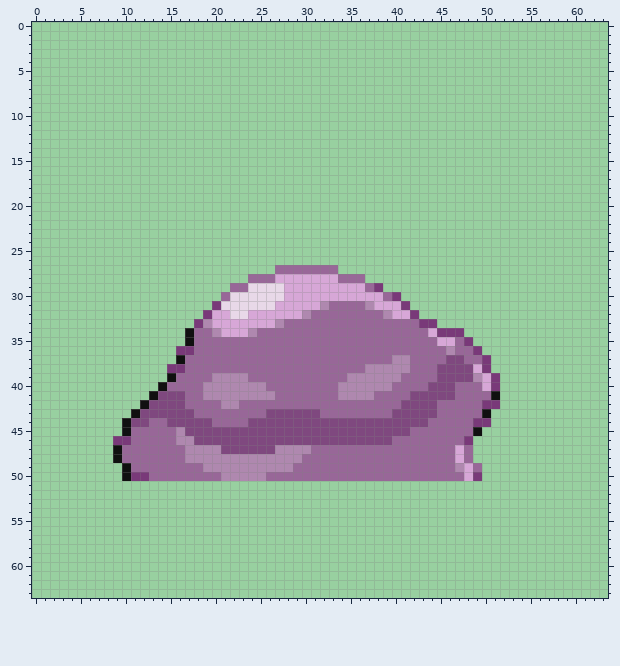
Two states of a pixel-art sprite, sprites/alolan_grimey/back.png. That is the earlier state.
The file is 64x64 pixels.
The result:
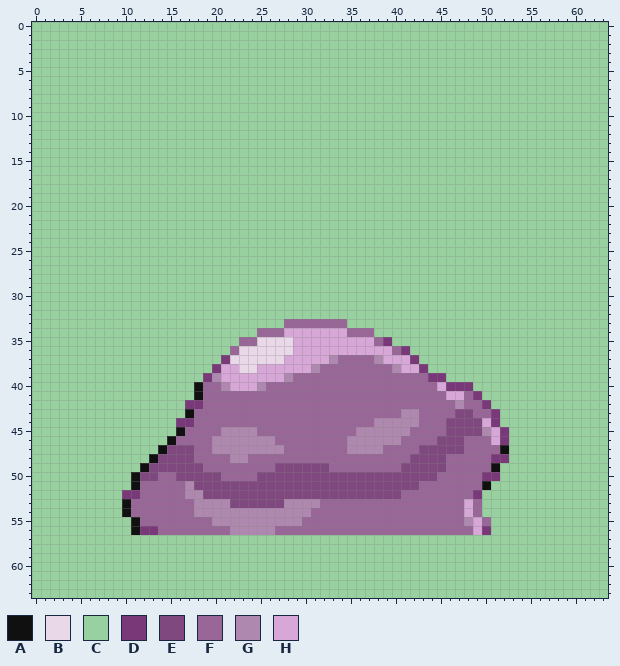
Palette (. is transparent): A #101010  B #e8d8e8  C #98d0a0  D #793979  E #7f487f  F #986798  G #af88af  H #d7a7d7
Difference:
@@ x 0..63 @@
 26 CCCCCCCCCCCCCCCCCCCCCCCCCCCCCCCCCCCCCCCCCCCCCCCCCCCCCCCCCCCCCCCC
-27 CCCCCCCCCCCCCCCCCCCCCCCCCCCFFFFFFFCCCCCCCCCCCCCCCCCCCCCCCCCCCCCC
-28 CCCCCCCCCCCCCCCCCCCCCCCCFFFHHHHHHHFFFCCCCCCCCCCCCCCCCCCCCCCCCCCC
-29 CCCCCCCCCCCCCCCCCCCCCCFFBBBBHHHHHHHHHFDCCCCCCCCCCCCCCCCCCCCCCCCC
-30 CCCCCCCCCCCCCCCCCCCCCFBBBBBBHHHHHHHHHHHFDCCCCCCCCCCCCCCCCCCCCCCC
-31 CCCCCCCCCCCCCCCCCCCCDBBBBBBHHHHHGFFFFGHHHDCCCCCCCCCCCCCCCCCCCCCC
-32 CCCCCCCCCCCCCCCCCCCDHHBBHHHHHHGFFFFFFFFGHHDCCCCCCCCCCCCCCCCCCCCC
-33 CCCCCCCCCCCCCCCCCCDGHHHHHHHGFFFFFFFFFFFFFFFDDCCCCCCCCCCCCCCCCCCC
-34 CCCCCCCCCCCCCCCCCAFFGHHHGFFFFFFFFFFFFFFFFFFFHDDDCCCCCCCCCCCCCCCC
-35 CCCCCCCCCCCCCCCCCAFFFFFFFFFFFFFFFFFFFFFFFFFFFHHFDCCCCCCCCCCCCCCC
-36 CCCCCCCCCCCCCCCCDDFFFFFFFFFFFFFFFFFFFFFFFFFFFFGFFDCCCCCCCCCCCCCC
-37 CCCCCCCCCCCCCCCCAFFFFFFFFFFFFFFFFFFFFFFFGGFFFFEEFFDCCCCCCCCCCCCC
-38 CCCCCCCCCCCCCCCDDFFFFFFFFFFFFFFFFFFFFGGGGGFFFEEEEHDCCCCCCCCCCCCC
-39 CCCCCCCCCCCCCCCAFFFFGGGGFFFFFFFFFFFGGGGGGFFFFEEEEGHDCCCCCCCCCCCC
-40 CCCCCCCCCCCCCCAFFFFGGGGGGGFFFFFFFFGGGGGGFFFFEEEFFFHDCCCCCCCCCCCC
-41 CCCCCCCCCCCCCAEEEFFGGGGGGGGFFFFFFFGGGGFFFFEEEEEFFFFACCCCCCCCCCCC
-42 CCCCCCCCCCCCAEEEEFFFFGGFFFFFFFFFFFFFFFFFFEEEEFFFFFDDCCCCCCCCCCCC
-43 CCCCCCCCCCCAEEEEEEFFFFFFFFEEEEEEFFFFFFFFEEEEEFFFFFACCCCCCCCCCCCC
-44 CCCCCCCCCCAEEFFEEEEEFFFFEEEEEEEEEEEEEEEEEEEEFFFFFDDCCCCCCCCCCCCC
-45 CCCCCCCCCCAFFFFFGEEEEEEEEEEEEEEEEEEEEEEEEEFFFFFFFACCCCCCCCCCCCCC
-46 CCCCCCCCCDDFFFFFGGEEEEEEEEEEEEEEEEEEEEEEFFFFFFFFDCCCCCCCCCCCCCCC
-47 CCCCCCCCCAFFFFFFFGGGGEEEEEEGGGGFFFFFFFFFFFFFFFFHFCCCCCCCCCCCCCCC
-48 CCCCCCCCCAFFFFFFFGGGGGGGGGGGGGFFFFFFFFFFFFFFFFFHFCCCCCCCCCCCCCCC
-49 CCCCCCCCCCAFFFFFFFFGGGGGGGGGGFFFFFFFFFFFFFFFFFFGHFCCCCCCCCCCCCCC
-50 CCCCCCCCCCADDFFFFFFFFGGGGGFFFFFFFFFFFFFFFFFFFFFFHDCCCCCCCCCCCCCC
-51 CCCCCCCCCCCCCCCCCCCCCCCCCCCCCCCCCCCCCCCCCCCCCCCCCCCCCCCCCCCCCCCC
-52 CCCCCCCCCCCCCCCCCCCCCCCCCCCCCCCCCCCCCCCCCCCCCCCCCCCCCCCCCCCCCCCC
-53 CCCCCCCCCCCCCCCCCCCCCCCCCCCCCCCCCCCCCCCCCCCCCCCCCCCCCCCCCCCCCCCC
-54 CCCCCCCCCCCCCCCCCCCCCCCCCCCCCCCCCCCCCCCCCCCCCCCCCCCCCCCCCCCCCCCC
-55 CCCCCCCCCCCCCCCCCCCCCCCCCCCCCCCCCCCCCCCCCCCCCCCCCCCCCCCCCCCCCCCC
-56 CCCCCCCCCCCCCCCCCCCCCCCCCCCCCCCCCCCCCCCCCCCCCCCCCCCCCCCCCCCCCCCC
+27 CCCCCCCCCCCCCCCCCCCCCCCCCCCCCCCCCCCCCCCCCCCCCCCCCCCCCCCCCCCCCCCC
+28 CCCCCCCCCCCCCCCCCCCCCCCCCCCCCCCCCCCCCCCCCCCCCCCCCCCCCCCCCCCCCCCC
+29 CCCCCCCCCCCCCCCCCCCCCCCCCCCCCCCCCCCCCCCCCCCCCCCCCCCCCCCCCCCCCCCC
+30 CCCCCCCCCCCCCCCCCCCCCCCCCCCCCCCCCCCCCCCCCCCCCCCCCCCCCCCCCCCCCCCC
+31 CCCCCCCCCCCCCCCCCCCCCCCCCCCCCCCCCCCCCCCCCCCCCCCCCCCCCCCCCCCCCCCC
+32 CCCCCCCCCCCCCCCCCCCCCCCCCCCCCCCCCCCCCCCCCCCCCCCCCCCCCCCCCCCCCCCC
+33 CCCCCCCCCCCCCCCCCCCCCCCCCCCCFFFFFFFCCCCCCCCCCCCCCCCCCCCCCCCCCCCC
+34 CCCCCCCCCCCCCCCCCCCCCCCCCFFFHHHHHHHFFFCCCCCCCCCCCCCCCCCCCCCCCCCC
+35 CCCCCCCCCCCCCCCCCCCCCCCFFBBBBHHHHHHHHHFDCCCCCCCCCCCCCCCCCCCCCCCC
+36 CCCCCCCCCCCCCCCCCCCCCCFBBBBBBHHHHHHHHHHHFDCCCCCCCCCCCCCCCCCCCCCC
+37 CCCCCCCCCCCCCCCCCCCCCDBBBBBBHHHHHGFFFFGHHHDCCCCCCCCCCCCCCCCCCCCC
+38 CCCCCCCCCCCCCCCCCCCCDHHBBHHHHHHGFFFFFFFFGHHDCCCCCCCCCCCCCCCCCCCC
+39 CCCCCCCCCCCCCCCCCCCDGHHHHHHHGFFFFFFFFFFFFFFFDDCCCCCCCCCCCCCCCCCC
+40 CCCCCCCCCCCCCCCCCCAFFGHHHGFFFFFFFFFFFFFFFFFFFHDDDCCCCCCCCCCCCCCC
+41 CCCCCCCCCCCCCCCCCCAFFFFFFFFFFFFFFFFFFFFFFFFFFFHHFDCCCCCCCCCCCCCC
+42 CCCCCCCCCCCCCCCCCDDFFFFFFFFFFFFFFFFFFFFFFFFFFFFGFFDCCCCCCCCCCCCC
+43 CCCCCCCCCCCCCCCCCAFFFFFFFFFFFFFFFFFFFFFFFGGFFFFEEFFDCCCCCCCCCCCC
+44 CCCCCCCCCCCCCCCCDDFFFFFFFFFFFFFFFFFFFFGGGGGFFFEEEEHDCCCCCCCCCCCC
+45 CCCCCCCCCCCCCCCCAFFFFGGGGFFFFFFFFFFFGGGGGGFFFFEEEEGHDCCCCCCCCCCC
+46 CCCCCCCCCCCCCCCAFFFFGGGGGGGFFFFFFFFGGGGGGFFFFEEEFFFHDCCCCCCCCCCC
+47 CCCCCCCCCCCCCCAEEEFFGGGGGGGGFFFFFFFGGGGFFFFEEEEEFFFFACCCCCCCCCCC
+48 CCCCCCCCCCCCCAEEEEFFFFGGFFFFFFFFFFFFFFFFFFEEEEFFFFFDDCCCCCCCCCCC
+49 CCCCCCCCCCCCAEEEEEEFFFFFFFFEEEEEEFFFFFFFFEEEEEFFFFFACCCCCCCCCCCC
+50 CCCCCCCCCCCAEEFFEEEEEFFFFEEEEEEEEEEEEEEEEEEEEFFFFFDDCCCCCCCCCCCC
+51 CCCCCCCCCCCAFFFFFGEEEEEEEEEEEEEEEEEEEEEEEEEFFFFFFFACCCCCCCCCCCCC
+52 CCCCCCCCCCDDFFFFFGGEEEEEEEEEEEEEEEEEEEEEEFFFFFFFFDCCCCCCCCCCCCCC
+53 CCCCCCCCCCAFFFFFFFGGGGEEEEEEGGGGFFFFFFFFFFFFFFFFHFCCCCCCCCCCCCCC
+54 CCCCCCCCCCAFFFFFFFGGGGGGGGGGGGGFFFFFFFFFFFFFFFFFHFCCCCCCCCCCCCCC
+55 CCCCCCCCCCCAFFFFFFFFGGGGGGGGGGFFFFFFFFFFFFFFFFFFGHFCCCCCCCCCCCCC
+56 CCCCCCCCCCCADDFFFFFFFFGGGGGFFFFFFFFFFFFFFFFFFFFFFHDCCCCCCCCCCCCC
 57 CCCCCCCCCCCCCCCCCCCCCCCCCCCCCCCCCCCCCCCCCCCCCCCCCCCCCCCCCCCCCCCC
